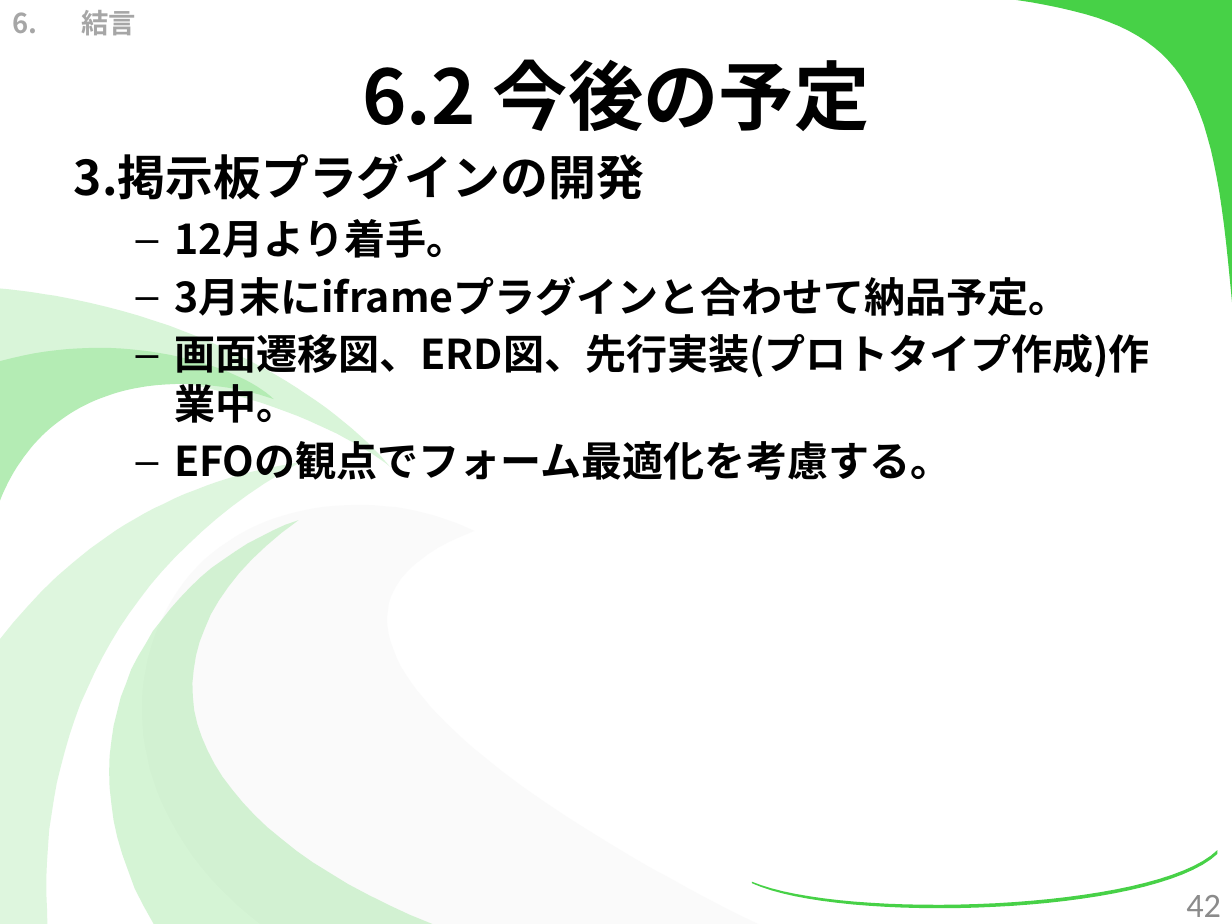
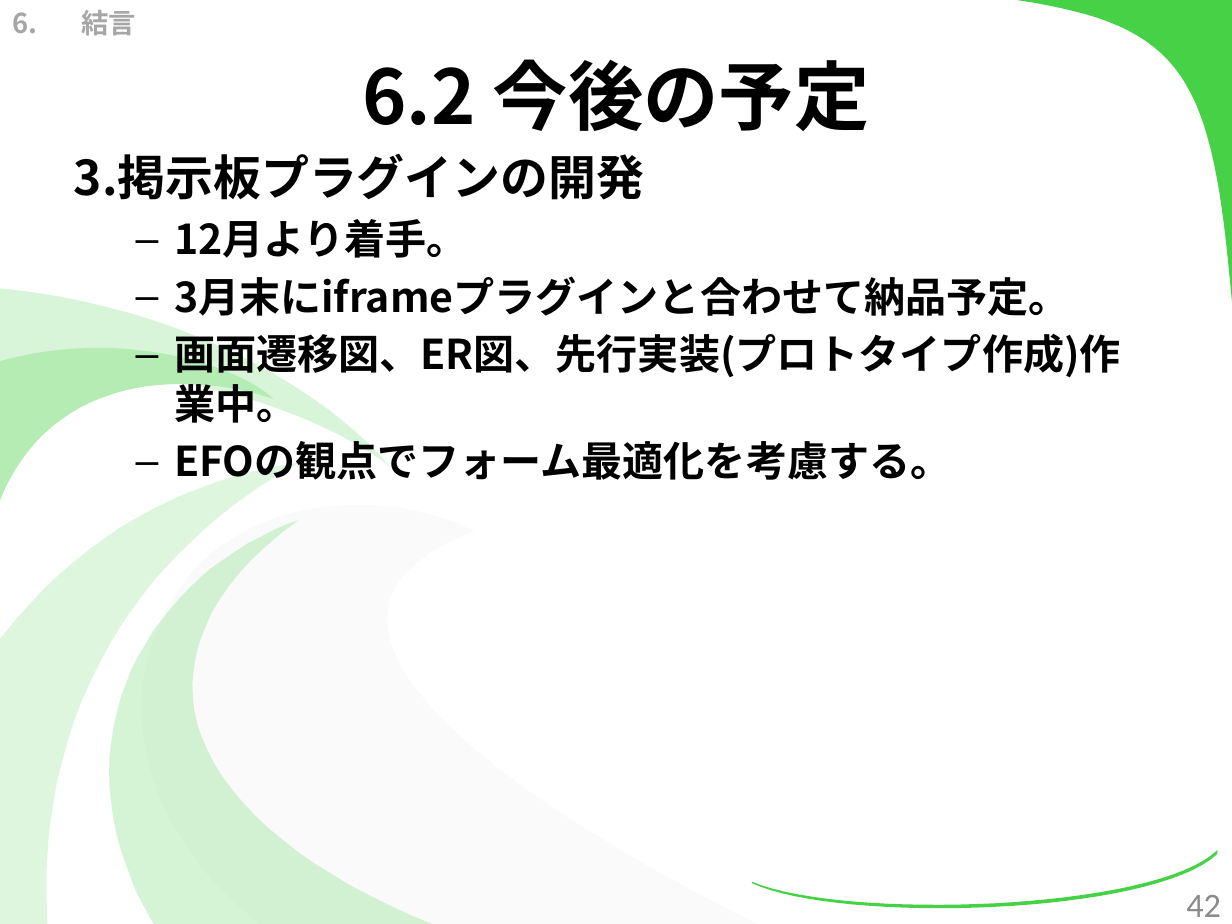
Before and after one commit to kotaro0717/Report-Management, a slide deck: slide 42 of PowerPoint/report_hokada.pptx. Drawn at 1232x924 pixels with LibreOffice and Linux fonts; fonts in the diff are those of the drawing. Boxes give left, top, right and bottom in pixels: in the first picture for what was removed or moved away, otherwise in the second. Text is boxed around its words. In the diff, an @@ line names an element or a change of style, - is before the commit and + after.

```diff
--- a/PowerPoint/report_hokada.pptx
+++ b/PowerPoint/report_hokada.pptx
@@ text at (174,334,1121,423): text changed @@
-  – 画面遷移図、ERD図、先行実装(プロトタイプ作成)作業中。
+  – 画面遷移図、ER図、先行実装(プロトタイプ作成)作業中。
```
Also in this commit, not shown: 10 other slides changed, 4 other files.
